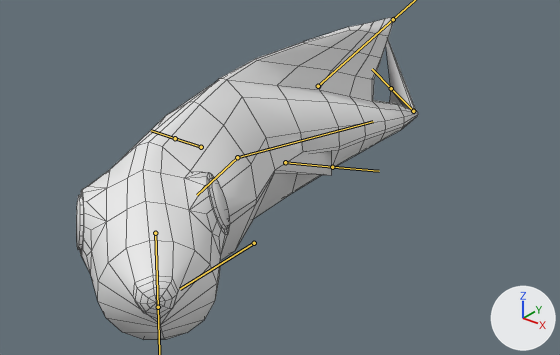
An edit to the FBX model Assets/Resources/Player/New player/SM_Player.fbx, drawn before and after from the same camera.
Both versions are drawn from a 50 mm lens placed at (1.177, -1.362, 1.067), pointed at (0.135, -0.059, 0.259). Arrows for +X, +Y and +Z are at lower right; the lights stay in place. Both versions are drawn at frame 1 of the action 'Player|Swimming'; the numbers are the values there. The bones that bend it are drawn over the model as lines. Mesh edges are drawn as thin lines.
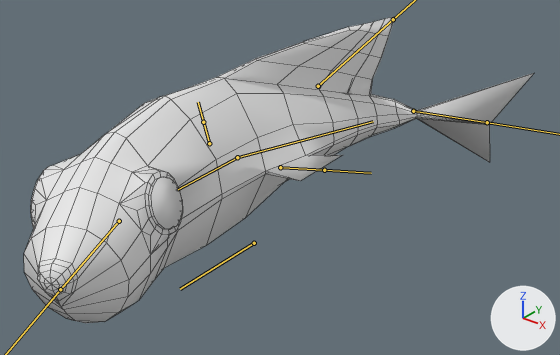
Commit message: improved player model

Boxes [x1, y1, x2, y2] around the edits, measured in the pictures (560 x 355 px):
'Mesh', posed (49% wider)
    before: [76, 17, 418, 339]
    after: [24, 17, 534, 323]
bone 'Body', root to tip
    before: (237, 157) to (197, 195)
    after: (237, 157) to (178, 189)
bone 'Head', root to tip
    before: (155, 233) to (158, 307)
    after: (119, 221) to (60, 289)
bone 'Fin.L', root to tip
    before: (285, 162) to (332, 167)
    after: (280, 167) to (324, 170)
bone 'Fin.R', root to tip
    before: (201, 147) to (175, 138)
    after: (209, 143) to (203, 122)
bone 'Fin.B', root to tip
    before: (413, 111) to (391, 88)
    after: (413, 111) to (487, 122)

What the commit changed:
Bone 'Body' (bone_body) turns from (0, 0, -15) to (0, 0, 0) degrees about its own x, y and z.
Bone 'Head' (bone_head) turns from (0, 4, 33) to (0, 4, 26) degrees about its own x, y and z.
Bone 'Fin.L' (bone_fin_l) turns from (0, 0, 0) to (14, -2, -14) degrees about its own x, y and z.
Bone 'Fin.R' (bone_fin_r) turns from (0, 0, 0) to (15, 12, -11) degrees about its own x, y and z.
Bone 'Fin.B' (bone_fin_b) turns from (-1, -1, 70) to (0, 1, -53) degrees about its own x, y and z.
